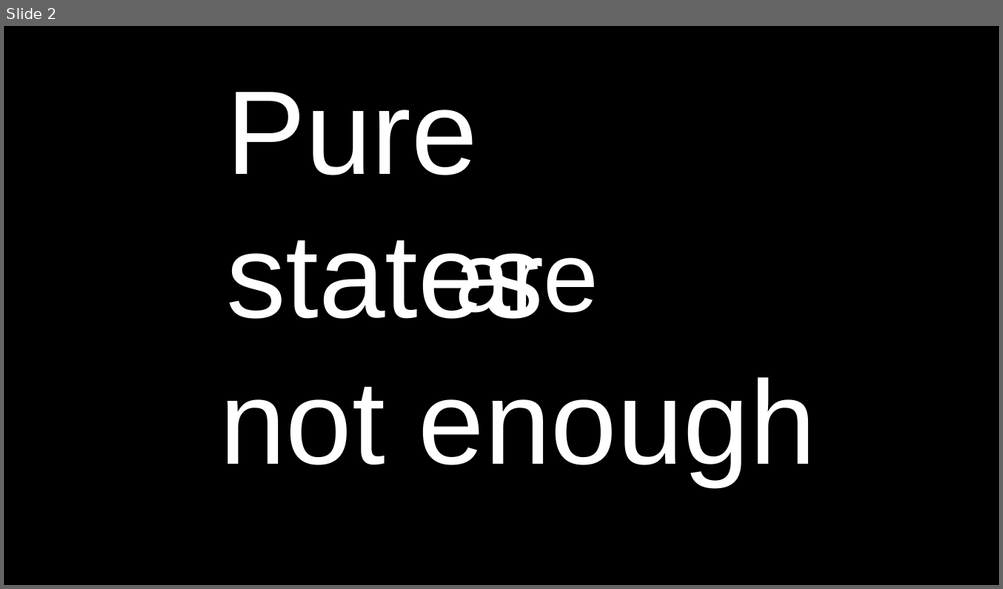
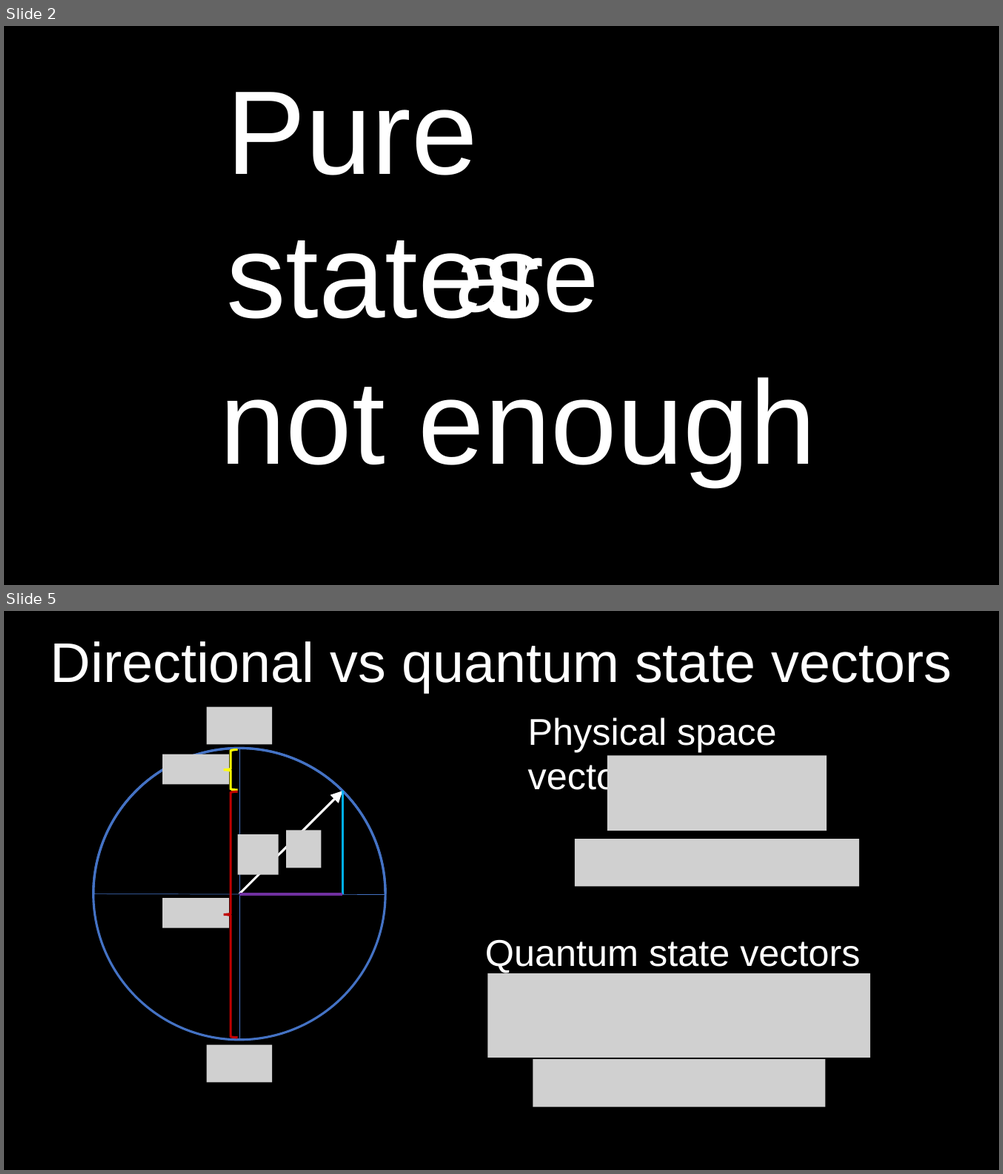
Before and after one commit to assumptionsofphysics/slides, a slide deck: 2026/2026Thumbnail.pptx. Shown one above the other, each under a label of ours: slide 2 before the commit, slides 2 and 5 after it; the slides between them are not shown. The pictures are 1003x589 and 1003x1174 pixels, drawn with LibreOffice and Linux fonts; fonts in the diff are those of the drawing; grey boxes stand for pictures; background and template pictures are left out. Boxes give left, top, right and bottom in pixels: in the first picture for what was removed or moved away, otherwise in the second. Text is boxed around its words. In the diff, an @@ line names an element or a change of style, - is before the commit and + after.

```diff
--- a/2026/2026Thumbnail.pptx
+++ b/2026/2026Thumbnail.pptx
@@ slide 5 added at bbox=[4, 611, 999, 1170], background #000000 @@
@@ text added at bbox=[51, 641, 952, 692], 54 pt, text #FFFFFF @@
+Directional vs quantum state vectors
@@ text added at bbox=[528, 718, 776, 797], 36 pt, text #FFFFFF @@
+Physical space vectors
@@ picture added at bbox=[607, 756, 826, 831] @@
@@ group added at bbox=[94, 707, 385, 1082]: 6 pictures, 4 lines, 2 ellipses, 2 right braces, 1 arc (boxed as its full ellipse), 1 freeform shape, 1 arrow @@
@@ picture added at bbox=[575, 840, 859, 887] @@
@@ text added at bbox=[485, 940, 859, 974], 36 pt, text #FFFFFF @@
+Quantum state vectors
@@ picture added at bbox=[487, 974, 871, 1058] @@
@@ picture added at bbox=[533, 1059, 825, 1107] @@
```
Also in this commit, not shown: 2 other slides added, 4 other files.
